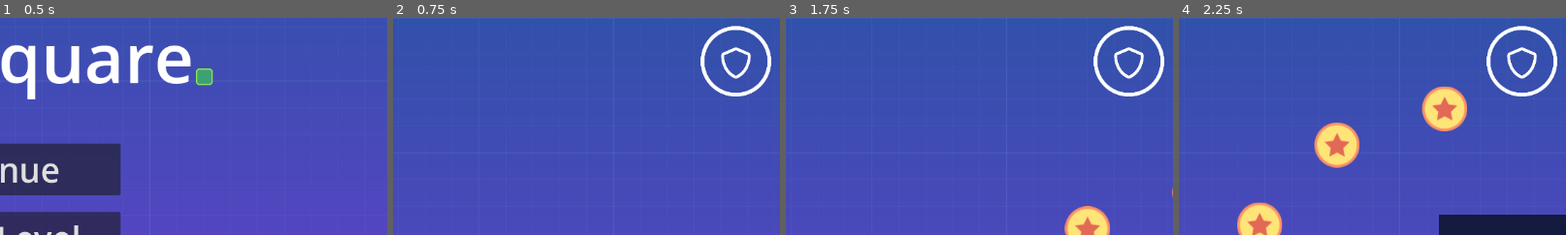
Above: before the commit, frames 1-4 (left to right).
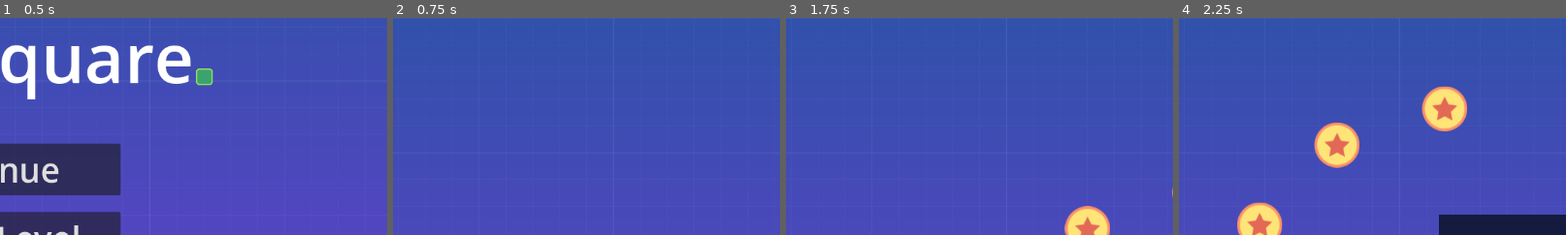
Above: after the commit, the same moments.

Repository: Aoshua/Geometric-2D-Platformer
Game: Godot game, scene res://src/ui/menus/main_menu.tscn
Two runs of this game, one before a commit and one after it. Both use one fixed random seed, a clock stepped at 60 frames per second and the inputs below. Sound files missing from this copy of the repository are replaced by a short silence.
Inputs (mouse positions are % of the whole screen's width and height, from its top left):
- Up to frame 1 (0.5 s): no input
- Up to frame 2 (0.75 s): click "Continue" at 0.5 s
- Up to frame 3 (1.75 s): tap Enter at 1.25 s; move the mouse to (72, 45) at 1.27 s; hold D (move_right) from 1.28 s (still down); click (72, 45) at 1.42 s; tap W (jump) at 1.52 s
- Up to frame 4 (2.25 s): release D (move_right) at 2 s; drag from (30, 55) to (50, 81) at 2.02 s
The pictures show only the part of the screen within x 50-100%, y 18-68%; the shares and areas given below are measured in that part.

Frame 1 is identical in both runs. In frame 2, 1.5% of the frame differs, in the area x 79-98%, y 3-37%; in frame 3, 1.5%; in frame 4, 1.5%.

Commit message:
#8 shield 90% there...

Diff:
--- a/src/actors/player.gd
+++ b/src/actors/player.gd
@@ -7,10 +7,11 @@
 
 var is_dead = false
 var current_coins = 0
-
+var shield_active = false
 
 func _ready():
 	update_coin_label()
+	update_shield_ui(false)
 
 
 # Called by coin on collision
@@ -25,9 +26,19 @@
 
 
 func update_coin_label():
-	var coin_label = %CoinsLabel
-	if coin_label:
-		coin_label.text = "Coins: " + str(current_coins).pad_zeros(3)
+	%CoinsLabel.text = "Coins: " + str(current_coins).pad_zeros(3)
+
+
+func update_shield_ui(showShield: bool):
+	%Shield.visible = showShield
+
+	if (Global.shields == 0):
+		%ShieldButton.visible = false
+		%ShieldLabel.visible = false
+	elif (Global.shields == 1):
+		%ShieldLabel.visible = false
+	else:
+		%ShieldLabel.text = "x " + str(Global.shields)
 
 
 func _on_enemy_detector_area_entered(area: Area2D) -> void:
@@ -35,6 +46,32 @@
 
 
 func _on_enemy_detector_body_entered(body: Node2D) -> void:
+	if shield_active:
+		# Calculate the normalized vector from the enemy to the player.
+		var bounce_dir = (global_position - body.global_position).normalized()
+		# Set how far you want them to be pushed (in pixels).
+		var bounce_distance = 20
+
+		# Animate the player's position using a Tween.
+		var player_tween = Tween.new()
+		add_child(player_tween) # TODO: throws error
+		player_tween.interpolate_property(self, "global_position", global_position,
+			global_position + bounce_dir * bounce_distance, 0.2, Tween.TRANS_QUAD, Tween.EASE_OUT)
+		player_tween.start()
+
+		# Optionally, animate the enemy's position in the opposite direction.
+		var enemy_tween = Tween.new()
+		# Make sure the enemy is set up to accept this change (i.e. it's not a RigidBody2D in physics mode).
+		body.add_child(enemy_tween)
+		enemy_tween.interpolate_property(body, "global_position", body.global_position,
+			body.global_position - bounce_dir * bounce_distance, 0.2, Tween.TRANS_QUAD, Tween.EASE_OUT)
+		enemy_tween.start()
+
+		# Disable the shield and update the UI.
+		shield_active = false
+		update_shield_ui(false)
+		return
+
 	if is_dead:
 		return
 
@@ -135,3 +172,9 @@
 	var out = linear_velocity
 	out.y = -impulse # Negates the y velocity
 	return out
+
+
+func _on_shield_button_pressed():
+	Global.use_shield()
+	shield_active = true
+	update_shield_ui(true)
--- a/src/actors/player.tscn
+++ b/src/actors/player.tscn
@@ -1,8 +1,9 @@
-[gd_scene load_steps=11 format=3 uid="uid://bunoo8gsksr0h"]
+[gd_scene load_steps=12 format=3 uid="uid://bunoo8gsksr0h"]
 
 [ext_resource type="Script" path="res://src/actors/player.gd" id="1_34e7d"]
 [ext_resource type="Texture2D" uid="uid://ba6lkcbsi6bg2" path="res://assets/player.png" id="1_gc24r"]
 [ext_resource type="PackedScene" uid="uid://br2wdw0ip7pdg" path="res://src/ui/joystick.tscn" id="3_ca37w"]
+[ext_resource type="PackedScene" uid="uid://d1bkh1hpd2lvv" path="res://src/objects/shield.tscn" id="3_p81qi"]
 [ext_resource type="PackedScene" uid="uid://bln2swwe26jf2" path="res://src/ui/jump_button.tscn" id="4_jkb2p"]
 [ext_resource type="Texture2D" uid="uid://cqeeqbwxpfs74" path="res://assets/buttons/menu_bars.png" id="5_t4sav"]
 [ext_resource type="Texture2D" uid="uid://cvwvs4bvu8ge5" path="res://assets/buttons/shield_button.png" id="6_o6me4"]
@@ -29,6 +30,10 @@
 [node name="Player" type="Sprite2D" parent="."]
 position = Vector2(0, -48)
 texture = ExtResource("1_gc24r")
+
+[node name="Shield" parent="Player" instance=ExtResource("3_p81qi")]
+unique_name_in_owner = true
+visible = false
 
 [node name="CollisionShape2D" type="CollisionShape2D" parent="."]
 position = Vector2(0, -44)
@@ -100,10 +105,20 @@
 
 [node name="ShieldButton" type="TouchScreenButton" parent="PlayerControls/Control3"]
 unique_name_in_owner = true
-position = Vector2(-66, 119)
-scale = Vector2(0.35, 0.35)
+modulate = Color(1, 1, 1, 0.560784)
+position = Vector2(-51, 123)
+scale = Vector2(0.25, 0.25)
 texture_normal = ExtResource("6_o6me4")
 shape = SubResource("CircleShape2D_43lb6")
+
+[node name="ShieldLabel" type="Label" parent="PlayerControls/Control3"]
+unique_name_in_owner = true
+modulate = Color(1, 1, 1, 0.560784)
+layout_mode = 0
+offset_left = 13.0
+offset_top = 106.0
+offset_right = 53.0
+offset_bottom = 130.0
 
 [node name="Control4" type="Control" parent="PlayerControls"]
 layout_mode = 3
@@ -125,3 +140,4 @@
 [connection signal="area_entered" from="EnemyDetector" to="." method="_on_enemy_detector_area_entered"]
 [connection signal="body_entered" from="EnemyDetector" to="." method="_on_enemy_detector_body_entered"]
 [connection signal="pressed" from="PlayerControls/Control3/PauseButton" to="." method="_on_pause_button_pressed"]
+[connection signal="pressed" from="PlayerControls/Control3/ShieldButton" to="." method="_on_shield_button_pressed"]
--- a/src/global.gd
+++ b/src/global.gd
@@ -2,19 +2,19 @@
 
 var unlocked_levels = 1
 var coins = 0
-#var shields = 1 # TODO: Change to 0 after testing
+var shields = 0
 
 signal coins_changed
 
 # Path to the save file. For mobile and desktop, this saves to a user-specific directory.
 const SAVE_PATH = "user://save_game.json"
 
-# Call this to save the unlocked levels.
+
 func save_game():
 	var save_data = {
 		"unlocked_levels": unlocked_levels,
 		"coins": coins,
-		#"shields": shields
+		"shields": shields
 	}
 
 	# Open the file for writing
@@ -26,7 +26,7 @@
 	file.store_line(JSON.stringify(save_data))  # Save data as JSON.
 	file.close()
 
-# Call this to load the unlocked levels when the game starts.
+
 func load_game():
 	if not FileAccess.file_exists(SAVE_PATH):
 		print("No save file found.")
@@ -47,11 +47,12 @@
 		return
 
 	# Set unlocked levels, defaulting to level 1 if not found
-	unlocked_levels = json.data["unlocked_levels"]
-	coins = json.data["coins"]
-	#shields = json.data["shields"]
+	unlocked_levels = json.data.get("unlocked_levels", 1)
+	coins = json.data.get("coins", 0)
+	shields = 1 #json.data.get("shields", 1) # TODO: Change to 0 after testing
 	print("Unlocked levels loaded: " + str(unlocked_levels))
 	print("Coins loaded: " + str(coins))
+	print("Shields loaded: " + str(shields))
 
 
 func reset_progress():
@@ -75,3 +76,8 @@
 func add_coins(level_coins: int):
 	coins += level_coins
 	save_game()
+
+
+func use_shield():
+	shields -= 1
+	save_game()
--- a/src/music_manager.gd
+++ b/src/music_manager.gd
@@ -6,7 +6,6 @@
 
 
 func _ready():
-	print("MusicManager > _ready")
 	# Create our audio player
 	audio_player = AudioStreamPlayer.new()
 	add_child(audio_player)
@@ -25,7 +24,7 @@
 	set_volume(0.25) # Set initial volume to 25%
 
 	# Start playing
-	play_current_song()
+	#play_current_song()
 
 
 func _load_songs():
--- a/src/objects/shield.tscn
+++ b/src/objects/shield.tscn
@@ -1,6 +1,6 @@
 [gd_scene load_steps=3 format=3 uid="uid://d1bkh1hpd2lvv"]
 
-[ext_resource type="Texture2D" uid="uid://b8xwrarqbrnjw" path="res://assets/ForceField.png" id="1_jlhkl"]
+[ext_resource type="Texture2D" uid="uid://dbugxyfskhd5a" path="res://assets/force-field.png" id="1_o1d1r"]
 
 [sub_resource type="CircleShape2D" id="CircleShape2D_5e21f"]
 radius = 69.1809
@@ -8,7 +8,7 @@
 [node name="Shield" type="Area2D"]
 
 [node name="Sprite2D" type="Sprite2D" parent="."]
-texture = ExtResource("1_jlhkl")
+texture = ExtResource("1_o1d1r")
 
 [node name="CollisionShape2D" type="CollisionShape2D" parent="."]
 shape = SubResource("CircleShape2D_5e21f")
Binary file removed: assets/ForceField.png
Binary file added: assets/force-field.png
Not shown, added: assets/force-field.png.import
